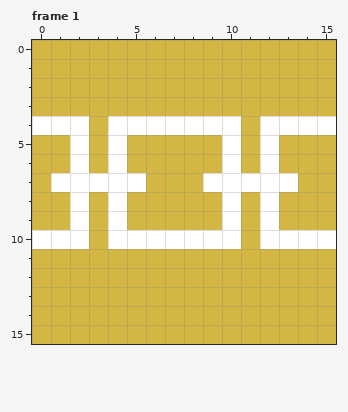
Pixel-art file -- Assets/Art/UI/Icons/Buff Icons/CC_Icons.aseprite. This is how it looked before the edit.
16x16 pixels, 6 frames. Shown: frame 1. The commit also changed other frames, which this record leaves out.
Now the later version:
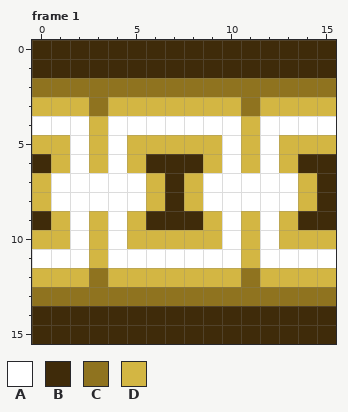
Palette (. is transparent): A #ffffff  B #3f2b0a  C #8f731f  D #d3b643
Diff:
Frame 1:
Colour D gives way to colour A in row 8 at x 1, 3, 5, 9, 11 and 13; in row 11 at x 0 to 2, 4 to 10 and 12 to 15.
Colour D gives way to colour B in rows 0 to 1 at x 0 to 15; in row 6 at x 0, 6 to 8 and 14 to 15; in rows 7 to 8 at x 7 and 15; in row 9 at x 0, 6 to 8 and 14 to 15; in rows 14 to 15 at x 0 to 15.
Colour D gives way to colour C in row 2 at x 0 to 15; in row 3 at x 3 and 11; in row 12 at x 3 and 11; in row 13 at x 0 to 15.
Colour A gives way to colour D in row 10 at x 0 to 1, 5 to 9 and 13 to 15.
